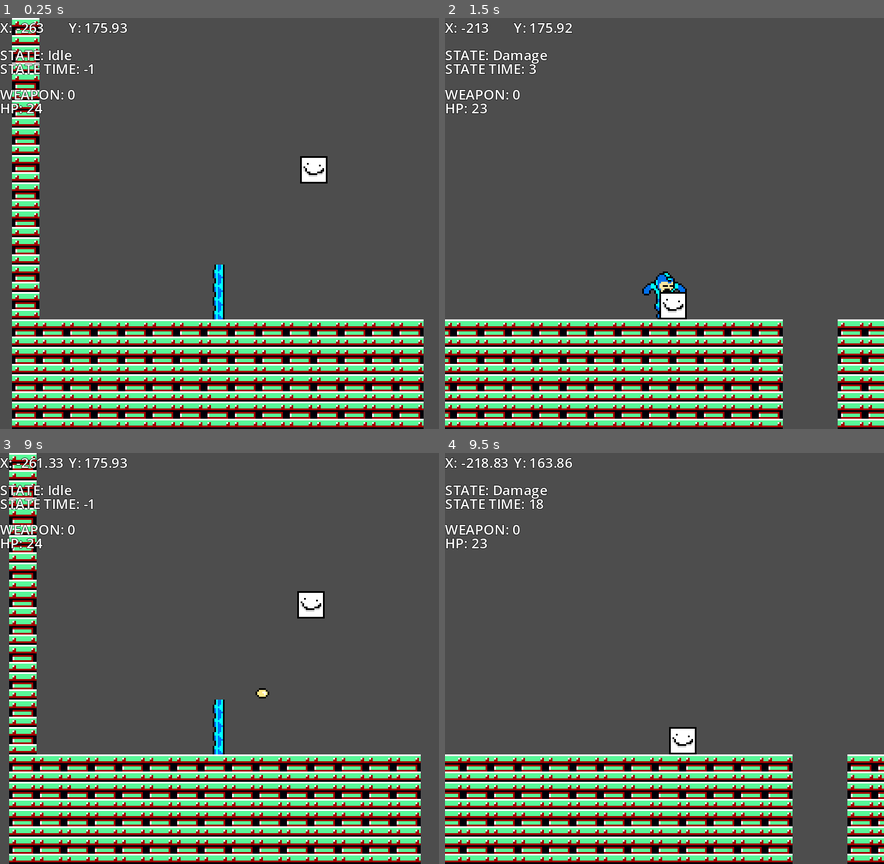
Above: before the commit, frames 1-4 (two rows, left to right).
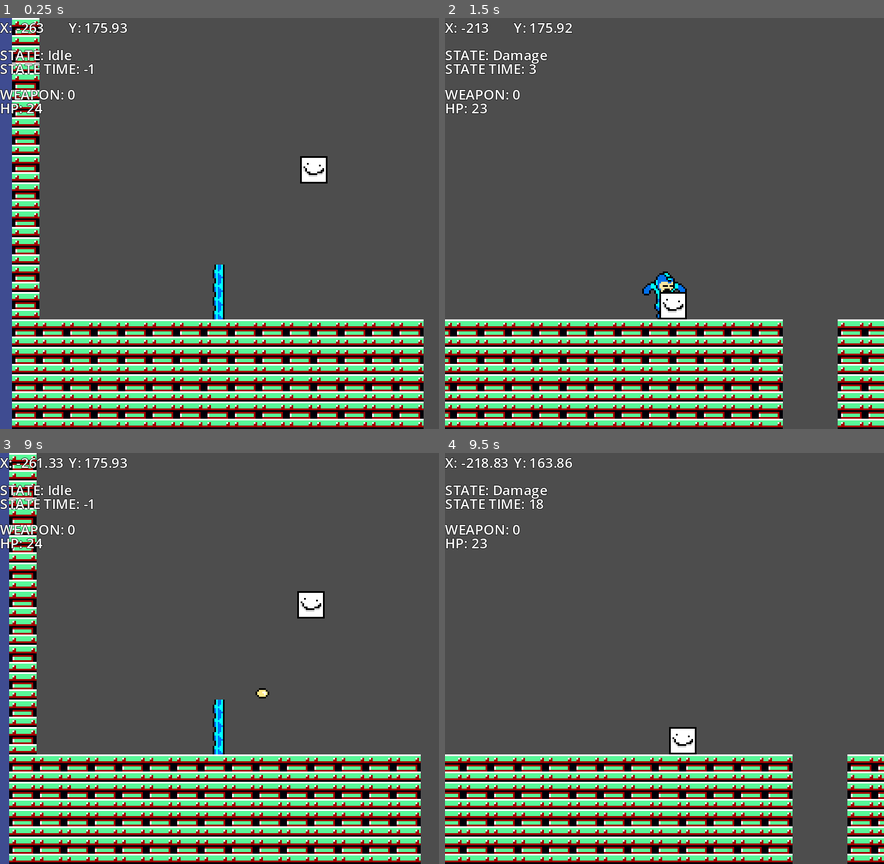
Above: after the commit, the same moments.

Repository: UVGDClub/OMega_Man
Game: Godot game, scene res://scenes/level_test.tscn
Same seed, same stepped clock (60 frames per second), same inputs: the game is played once before the commit and once after it.
Inputs:
- Up to frame 1 (0.25 s): no input
- Up to frame 2 (1.5 s): hold D (move_right) from 0.53 s (still down); tap K (act_shoot) at 0.6, 1.35 s; tap Space (act_jump) at 0.77 s
- Up to frame 3 (9 s): tap Space (act_jump) at 1.52, 3.02, 3.77, 4.52, 6.02, 6.77, 7.52 s; release D (move_right) at 2.03 s; hold A (move_left) 2.03-2.78 s; tap K (act_shoot) every 0.75 s from 2.1 to 8.85 s; hold D (move_right) 2.78-4.28 s; hold A (move_left) 4.28-5.03 s; hold D (move_right) 5.03-5.78 s; hold A (move_left) 5.78-7.28 s; hold D (move_right) from 7.28 s (still down)
- Up to frame 4 (9.5 s): keep holding D (move_right); tap Space (act_jump) at 9.02 s

The runs differ from the first frame. In frame 1, 2.6% of the frame differs, in the area x 0-3%, y 0-100%; in frame 2, nothing differs; in frame 3, 1.9%; in frame 4, nothing differs.

Commit message:
WIP, don't merge

Diff:
--- /dev/null
+++ b/scenes/camera/camera_limiting_object.gd
@@ -0,0 +1,44 @@
+class_name camera_limiiting_object
+extends Area2D
+
+@onready var player := Global.player
+@onready var camera := Global.camera
+@onready var collision_shape_2d: CollisionShape2D = $CollisionShape2D
+@onready var height = (collision_shape_2d.shape as RectangleShape2D).size.y
+
+var prev_limit_left
+var prev_limit_right
+var new_limit_left
+var new_limit_right
+# Called when the node enters the scene tree for the first time.
+func _ready() -> void:
+	prev_limit_left = camera.limit_left
+	prev_limit_right = camera.limit_right
+	new_limit_left = prev_limit_left
+	new_limit_right = prev_limit_right
+
+	if player.global_position.x > global_position.x:
+		new_limit_left = global_position.x + 16
+	if player.global_position.x < global_position.x:
+		new_limit_right = global_position.x
+
+
+func _process(delta: float) -> void:
+	#print (global_position.y)
+	#print (camera.global_position.y)
+	#print(camera.global_position.y-camera.get_viewport_rect().size.y/2)
+	#print(camera.get_viewport_rect().size)
+	#print()
+	var r = collision_shape_2d.shape.get_rect()
+	var top_left = r.position * scale.x
+	var bottom_right = r.end * scale.y
+	print (collision_shape_2d.global_position + top_left)
+	print (collision_shape_2d.global_position + bottom_right)
+	print (r.get_center())
+	print()
+	if camera.global_position.y-camera.get_viewport_rect().size.y/2 < global_position.y or camera.global_position.y+camera.get_viewport_rect().size.y/2 > global_position.y +  height:
+		camera.limit_left = prev_limit_left
+		camera.limit_right = prev_limit_right
+	else:
+		camera.limit_left = new_limit_left
+		camera.limit_right = new_limit_right
--- /dev/null
+++ b/scenes/camera/camera_limiting_object.tscn
@@ -0,0 +1,21 @@
+[gd_scene load_steps=3 format=3 uid="uid://c30d1kro4j0jq"]
+
+[ext_resource type="Script" path="res://scenes/camera/camera_limiting_object.gd" id="1_i7rqq"]
+
+[sub_resource type="RectangleShape2D" id="RectangleShape2D_nifnr"]
+size = Vector2(16, 16)
+
+[node name="CameraLimitingObject" type="Area2D"]
+script = ExtResource("1_i7rqq")
+
+[node name="CollisionShape2D" type="CollisionShape2D" parent="."]
+position = Vector2(8, 8)
+shape = SubResource("RectangleShape2D_nifnr")
+debug_color = Color(0, 0.6, 0.701961, 0.419608)
+
+[node name="ColorRect" type="ColorRect" parent="CollisionShape2D"]
+offset_left = -8.0
+offset_top = -8.0
+offset_right = 8.0
+offset_bottom = 8.0
+color = Color(0.164706, 0.294118, 1, 0.384314)
--- /dev/null
+++ b/scenes/camera/tilemap_camera_limiter_component.gd
@@ -0,0 +1,18 @@
+class_name TilemapCameraLimiterComponent
+extends Node
+
+@export var tilemap: TileMap
+@export var camera: OmegaCamera2D
+
+# Called when the node enters the scene tree for the first time.
+func _ready() -> void:
+	limit_camera_to_tilemap()
+
+func limit_camera_to_tilemap():
+	var tilemap_rect = tilemap.get_used_rect()
+	var tilemap_tile_size = tilemap.tile_set.tile_size
+
+	camera.limit_left = tilemap_rect.position.x * tilemap_tile_size.x
+	camera.limit_right = tilemap_rect.end.x * tilemap_tile_size.x
+	camera.limit_top = tilemap_rect.position.y * tilemap_tile_size.y
+	camera.limit_bottom = tilemap_rect.end.y * tilemap_tile_size.y
--- /dev/null
+++ b/scenes/camera/tilemap_camera_limiter_component.tscn
@@ -0,0 +1,6 @@
+[gd_scene load_steps=2 format=3 uid="uid://8gg6bue8fg0q"]
+
+[ext_resource type="Script" path="res://scenes/camera/tilemap_camera_limiter_component.gd" id="1_llj6j"]
+
+[node name="TilemapCameraLimiterComponent" type="Node"]
+script = ExtResource("1_llj6j")
--- a/scenes/level_test.tscn
+++ b/scenes/level_test.tscn
@@ -8,6 +8,7 @@
 [ext_resource type="PackedScene" uid="uid://2v3msm41kp16" path="res://scenes/camera/omega_camera_2D.tscn" id="6_dvwfu"]
 [ext_resource type="PackedScene" uid="uid://binni8e01yno4" path="res://scenes/triggers/trigger_kill_player.tscn" id="7_267oo"]
 [ext_resource type="PackedScene" uid="uid://clijcmla0ks20" path="res://scenes/enemy_test.tscn" id="8_85r6m"]
+[ext_resource type="PackedScene" uid="uid://c30d1kro4j0jq" path="res://scenes/camera/camera_limiting_object.tscn" id="10_2adhh"]
 
 [sub_resource type="TileSetAtlasSource" id="TileSetAtlasSource_6ymrq"]
 texture = ExtResource("1_qwbqn")
@@ -77,8 +78,8 @@
 direction_move = 2
 
 [node name="trigger_kill_player2" parent="triggers" instance=ExtResource("7_267oo")]
-position = Vector2(400, 112)
-scale = Vector2(11, 1)
+position = Vector2(416, 128)
+scale = Vector2(-12.8347, -1.9574)
 
 [node name="trigger_kill_player" parent="triggers" instance=ExtResource("7_267oo")]
 position = Vector2(104, 520)
@@ -89,3 +90,13 @@
 
 [node name="enemy_test" parent="." instance=ExtResource("8_85r6m")]
 position = Vector2(-208, 64)
+
+[node name="Components" type="Node2D" parent="."]
+
+[node name="CameraLimitingObject" parent="Components" instance=ExtResource("10_2adhh")]
+position = Vector2(288, -160)
+scale = Vector2(1, 24.96)
+
+[node name="CameraLimitingObject2" parent="Components" instance=ExtResource("10_2adhh")]
+position = Vector2(-400, 0)
+scale = Vector2(1, 15.44)
--- a/scripts/player.gd
+++ b/scripts/player.gd
@@ -171,6 +171,7 @@
 	pass
 
 func _physics_process(delta: float) -> void:
+	print(sprite_2d.get_rect())
 	debug_handle_slowmo();
 	if camera_is_scrolling(): return; #dont update if camera transition
 	handle_cooldowns();
Not shown: 1 places in scenes/level_test.tscn that only renumber resources
